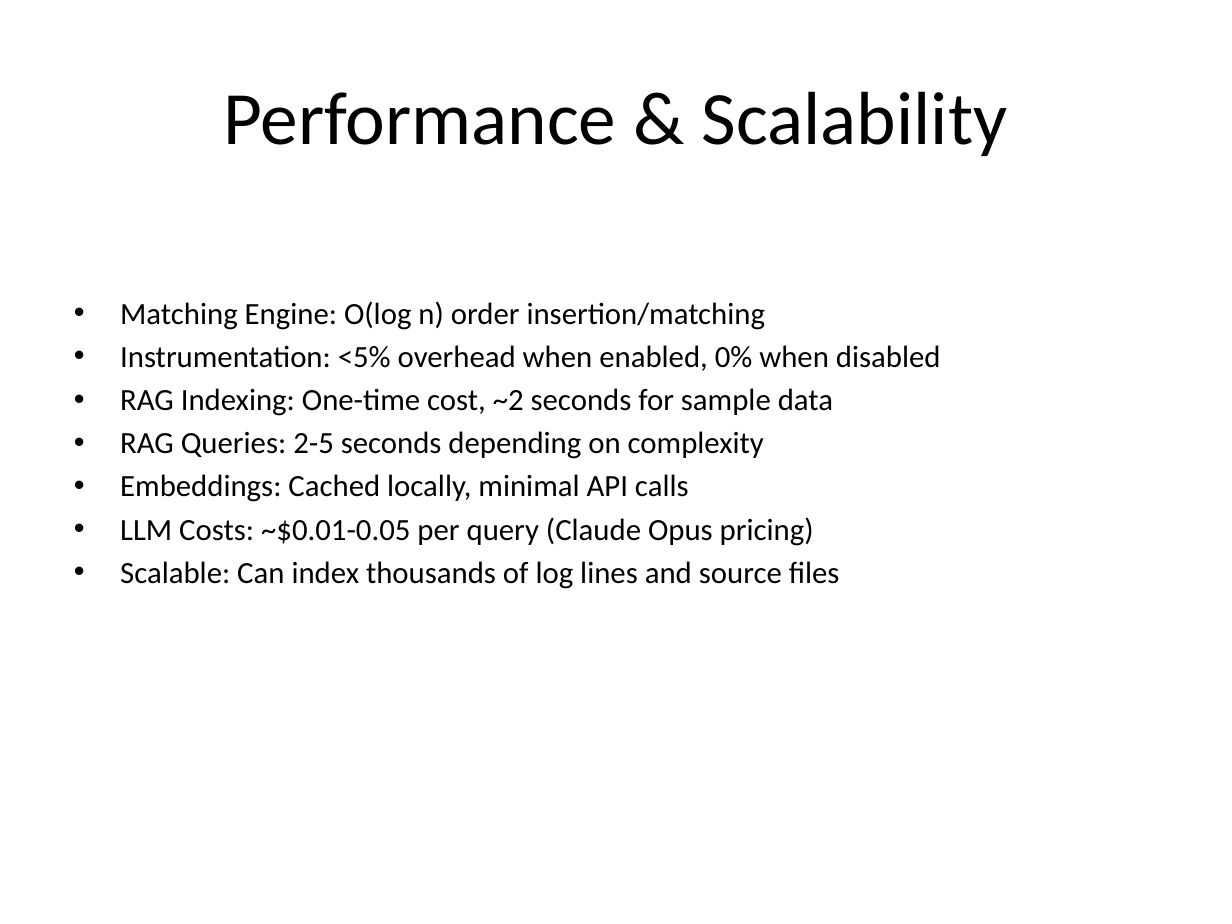
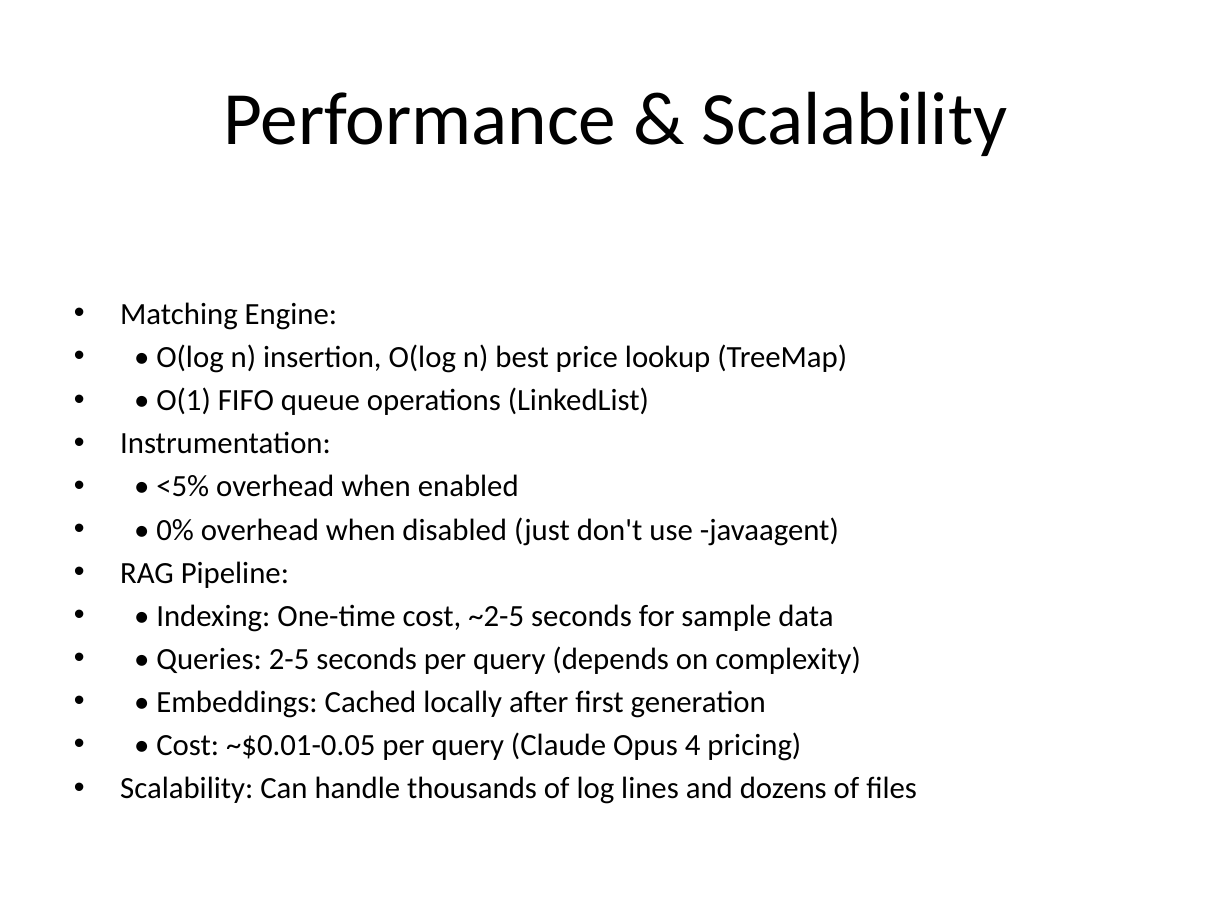
Before and after one commit to spopa01/matching-engine, a slide deck: slide 27 of MatchingEngine_Presentation.pptx (slide 19 before the commit). Drawn at 1232x924 pixels with LibreOffice and Linux fonts; fonts in the diff are those of the drawing. Boxes give left, top, right and bottom in pixels: in the first picture for what was removed or moved away, otherwise in the second. Text is boxed around its words. In the diff, an @@ line names an element or a change of style, - is before the commit and + after.

```diff
--- a/MatchingEngine_Presentation.pptx
+++ b/MatchingEngine_Presentation.pptx
@@ text at <box>120,302,917,804</box>: text changed @@
-• Matching Engine: O(log n) order insertion/matching
-• Instrumentation: <5% overhead when enabled, 0% when disabled
-• RAG Indexing: One-time cost, ~2 seconds for sample data
-• RAG Queries: 2-5 seconds depending on complexity
-• Embeddings: Cached locally, minimal API calls
-• LLM Costs: ~$0.01-0.05 per query (Claude Opus pricing)
-• Scalable: Can index thousands of log lines and source files
+• Matching Engine:
+• • O(log n) insertion, O(log n) best price lookup (TreeMap)
+• • O(1) FIFO queue operations (LinkedList)
+• Instrumentation:
+• • <5% overhead when enabled
+• • 0% overhead when disabled (just don't use -javaagent)
+• RAG Pipeline:
+• • Indexing: One-time cost, ~2-5 seconds for sample data
+• • Queries: 2-5 seconds per query (depends on complexity)
+• • Embeddings: Cached locally after first generation
+• • Cost: ~$0.01-0.05 per query (Claude Opus 4 pricing)
+• Scalability: Can handle thousands of log lines and dozens of files
```
Also in this commit, not shown: 9 other slides changed, 10 slides added, 2 slides removed, 1 other file.
